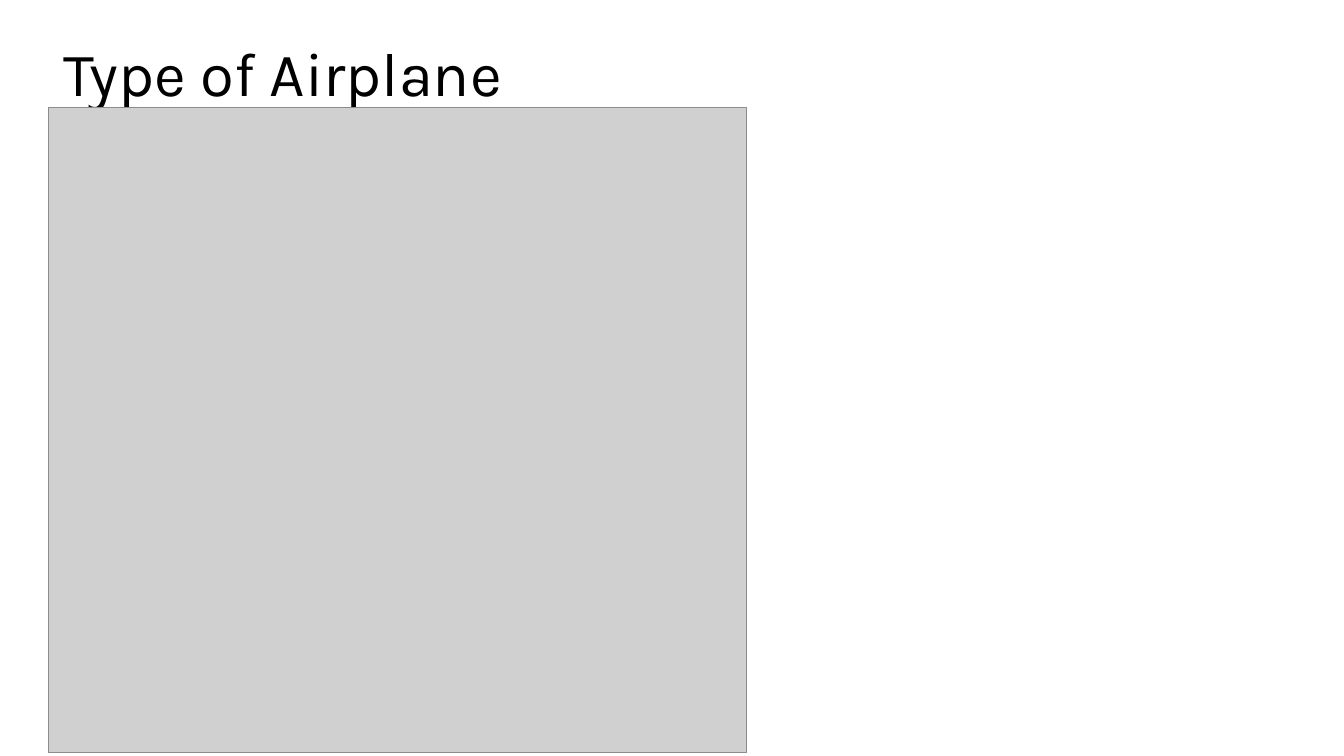
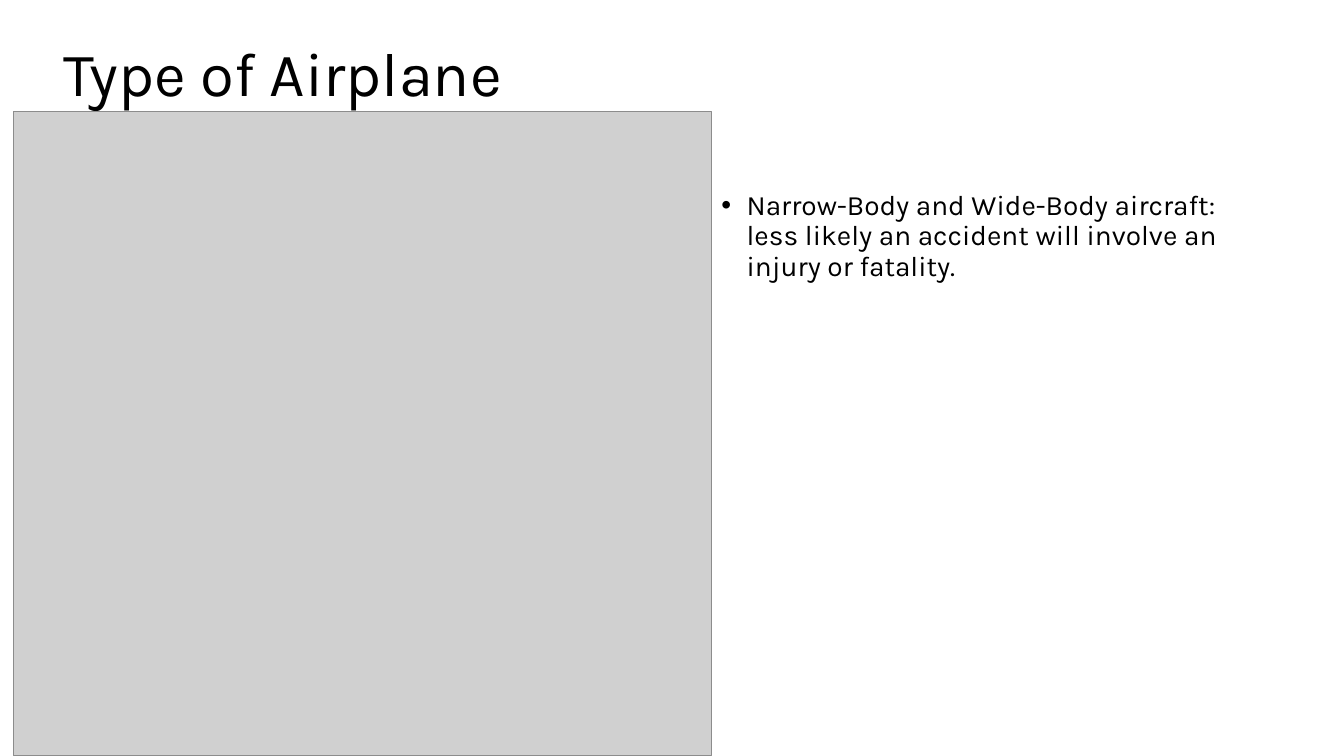
Before and after one commit to jgoett2/AirplaneRecommendations, a slide deck: slide 5 of Presentation.pptx. Drawn at 1344x756 pixels with LibreOffice and Linux fonts; fonts in the diff are those of the drawing; grey boxes stand for pictures. Boxes give left, top, right and bottom in pixels: in the first picture for what was removed or moved away, otherwise in the second. Text is boxed around its words. In the diff, an @@ line names an element or a change of style, - is before the commit and + after.

```diff
--- a/Presentation.pptx
+++ b/Presentation.pptx
@@ picture: place and size @@
-picture at (48, 108, 747, 753)
+picture at (13, 111, 712, 756)
@@ text added at (747, 195, 1216, 283), 20 pt, text #000000 @@
+• Narrow-Body and Wide-Body aircraft: less likely an accident will involve an injury or fatality.
```
Also in this commit, not shown: 1 other slide changed, 1 slide added, 1 slide removed, 1 other file.
